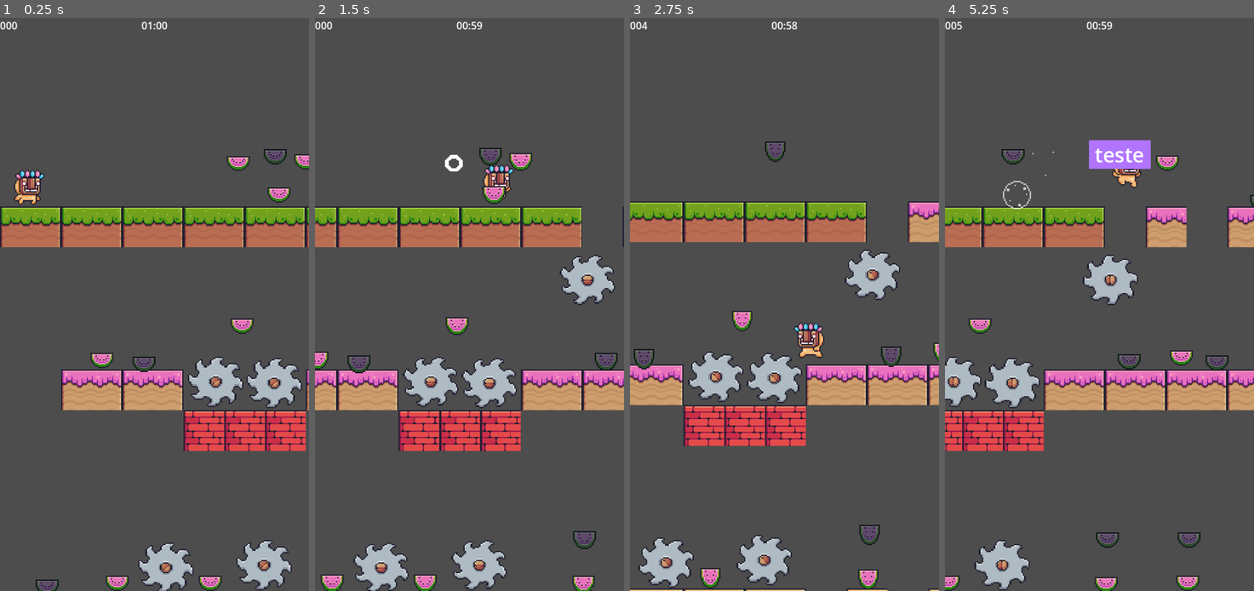
Above: before the commit, frames 1-4 (left to right).
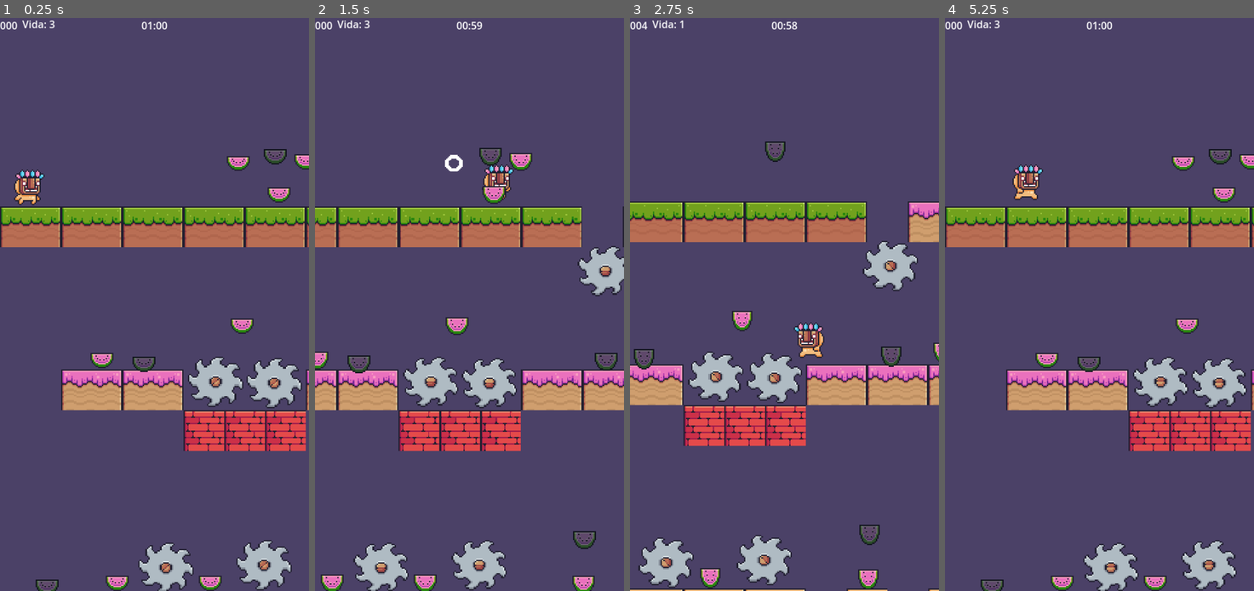
Above: after the commit, the same moments.

Repository: Lurcass/jogoGodotfit
Game: Godot game, scene res://Nova pasta/aula01.tscn
Same seed, same stepped clock (60 frames per second), same inputs: the game is played once before the commit and once after it.
Inputs:
- Up to frame 1 (0.25 s): no input
- Up to frame 2 (1.5 s): tap Enter (ui_accept) at 0.5, 0.77 s; hold D (move_right) from 0.53 s (still down)
- Up to frame 3 (2.75 s): tap Enter (ui_accept) at 1.52 s; release D (move_right) at 2.03 s; hold A (move_left) from 2.03 s (still down)
- Up to frame 4 (5.25 s): release A (move_left) at 2.78 s; hold D (move_right) 2.78-4.28 s; tap Enter (ui_accept) at 3.02, 3.77, 4.52 s; tap Tab (pause) at 4.15 s; hold A (move_left) 4.28-5.03 s; hold D (move_right) from 5.03 s (still down)

The runs differ from the first frame. In frame 1, 81% of the frame differs, in the area x 0-100%, y 0-100%; in frame 2, 79%; in frame 3, 80%; in frame 4, 95%.

Commit message:
PrimeiroJogo2

Diff:
--- a/CanvasLayer.gd
+++ b/CanvasLayer.gd
@@ -1,5 +1,5 @@
 extends CanvasLayer
-@onready var leve_01 = $".."
+@onready var leve_01 = $Control/iniciar/pause_menu/resetar
 var game_paused = false
 
 func _ready():
--- /dev/null
+++ b/Nova pasta/Vida.gd
@@ -0,0 +1,13 @@
+extends Control
+@onready var vida = $MarginContainer/HBoxContainer/Vida_contador
+@onready var p_layer = $"../../PLayer"
+
+# Called when the node enters the scene tree for the first time.
+func _ready():
+	vida.text = str("Vida: %d" % p_layer.vida) #
+	pass # Replace with function body.
+
+
+# Called every frame. 'delta' is the elapsed time since the previous frame.
+func _process(delta):
+	vida.text = str("Vida: %d" % p_layer.vida)
--- a/Nova pasta/aula01.tscn
+++ b/Nova pasta/aula01.tscn
@@ -34,7 +34,7 @@
 [ext_resource type="Texture2D" uid="uid://chfy662u6hsxd" path="res://Assets_aula1/Armadilha/On (38x38).png" id="32_wcyfp"]
 [ext_resource type="Texture2D" uid="uid://bkfyq1xgscig1" path="res://Pixel Adventure 1/Free/Items/Fruits/Collected.png" id="34_6mlj7"]
 [ext_resource type="Texture2D" uid="uid://bjjm33uknxisc" path="res://Pixel Adventure 1/Free/Items/Fruits/Strawberry.png" id="35_41jgu"]
-[ext_resource type="PackedScene" uid="uid://dvoxfdgbmwc2g" path="res://menu.tscn" id="36_5vm32"]
+[ext_resource type="Script" path="res://Nova pasta/Vida.gd" id="36_7ls1l"]
 [ext_resource type="Script" path="res://Control.gd" id="46_0fvyn"]
 
 [sub_resource type="CapsuleShape2D" id="CapsuleShape2D_nlq6a"]
@@ -4233,10 +4233,11 @@
 [sub_resource type="CircleShape2D" id="CircleShape2D_21dem"]
 radius = 9.0
 
+[sub_resource type="CanvasTexture" id="CanvasTexture_bxsje"]
+specular_color = Color(0.00392157, 1, 1, 1)
+
 [node name="level_1" type="Node2D"]
 script = ExtResource("1_wjbpe")
-
-[node name="Menu" parent="." instance=ExtResource("36_5vm32")]
 
 [node name="PLayer" type="CharacterBody2D" parent="."]
 script = ExtResource("2_tajgs")
@@ -5108,7 +5109,7 @@
 shape = SubResource("CircleShape2D_epcin")
 
 [node name="Armadilha15" type="Area2D" parent="ARMADILHA"]
-position = Vector2(77, -81)
+position = Vector2(91, -88)
 script = ExtResource("31_jv3mi")
 
 [node name="AnimatedSprite2D" type="AnimatedSprite2D" parent="ARMADILHA/Armadilha15"]
@@ -5178,6 +5179,45 @@
 [node name="CollisionShape2D" type="CollisionShape2D" parent="RecompensaFinal"]
 position = Vector2(59, 849)
 shape = SubResource("CircleShape2D_21dem")
+
+[node name="Vida" type="CanvasLayer" parent="."]
+
+[node name="Control" type="Control" parent="Vida"]
+layout_mode = 3
+anchors_preset = 5
+anchor_left = 0.5
+anchor_right = 0.5
+offset_left = -195.5
+offset_top = 6.0
+offset_right = -195.5
+offset_bottom = 6.0
+grow_horizontal = 2
+script = ExtResource("36_7ls1l")
+
+[node name="MarginContainer" type="MarginContainer" parent="Vida/Control"]
+layout_mode = 1
+offset_left = -12.0
+offset_top = -16.0
+offset_right = 40.0
+offset_bottom = 24.0
+
+[node name="HBoxContainer" type="HBoxContainer" parent="Vida/Control/MarginContainer"]
+layout_mode = 2
+size_flags_horizontal = 4
+tooltip_text = "Vida: 3
+"
+
+[node name="Vida_contador" type="Label" parent="Vida/Control/MarginContainer/HBoxContainer"]
+layout_mode = 2
+
+[node name="Cenario" type="TextureRect" parent="."]
+modulate = Color(0.247059, 1, 1, 0.396078)
+self_modulate = Color(1, 0, 1, 0.380392)
+show_behind_parent = true
+offset_top = -110.0
+offset_right = 490.0
+offset_bottom = 899.0
+texture = SubResource("CanvasTexture_bxsje")
 
 [connection signal="body_exited" from="Melancia/MelanciaNormal" to="Melancia/MelanciaNormal" method="_on_body_exited"]
 [connection signal="body_entered" from="Melancia/MelanciaNormal2" to="Melancia/MelanciaNormal2" method="_on_body_entered"]
--- a/Nova pasta/menu.tscn
+++ b/Nova pasta/menu.tscn
@@ -33,10 +33,10 @@
 
 [node name="resetar" type="Label" parent="HUD/Control"]
 layout_mode = 0
-offset_left = 232.0
-offset_top = 115.0
-offset_right = 344.0
-offset_bottom = 160.0
+offset_left = 220.0
+offset_top = 262.0
+offset_right = 332.0
+offset_bottom = 307.0
 theme_override_font_sizes/font_size = 32
 text = "resetar"
 
--- a/leve_01.gd
+++ b/leve_01.gd
@@ -3,8 +3,10 @@
 @onready var p_layer = $PLayer
 @onready var pause = $pause
 var resetgame
+var resetpontos
 
 func _ready():
+	Global.pts = 0
 	p_layer.morreu.connect(resetGame)
 	#pause.reiniciar.connect(resetgame)
 	pass
@@ -17,5 +19,9 @@
 	get_tree().reload_current_scene()
 
 
+	# Print the message "pontos" before reloading the scene
+
+
+
 func _process(delta):
 	pass
Not shown: 1 places in Nova pasta/aula01.tscn that only renumber resources
